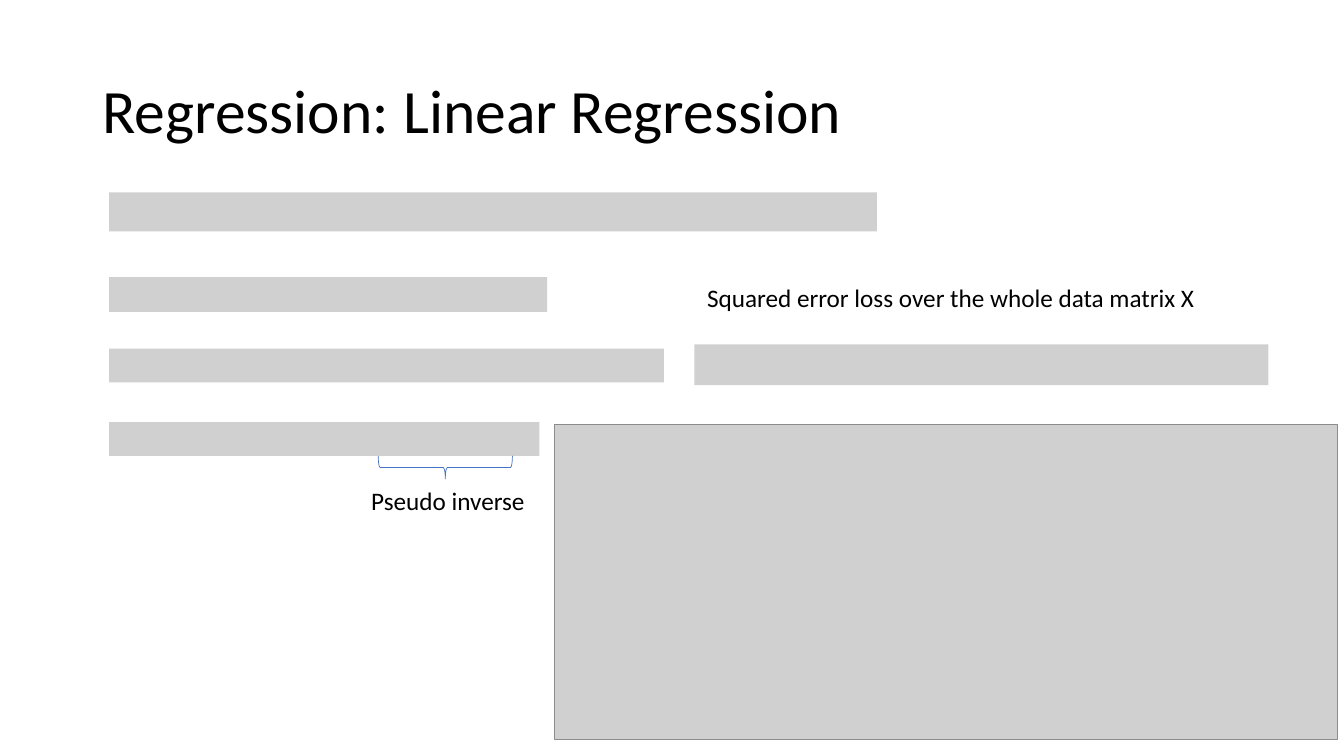
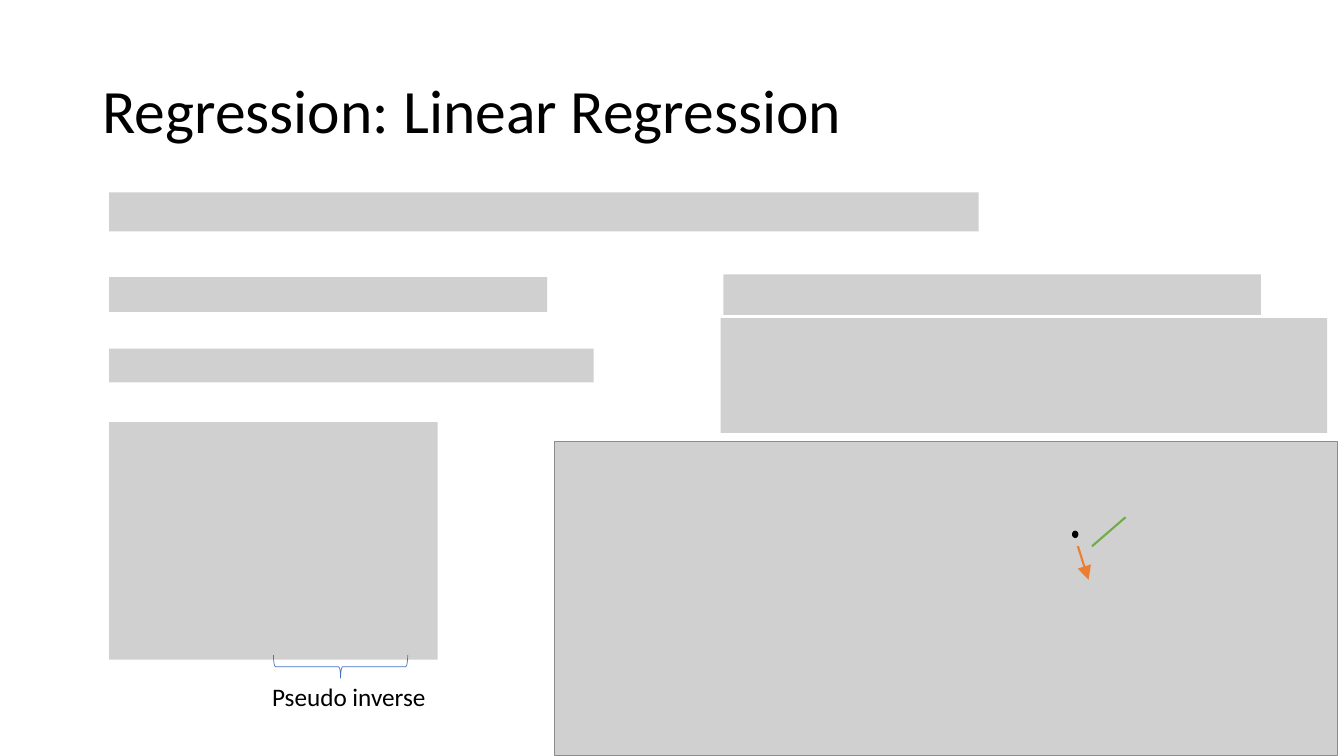
Before and after one commit to mhahsler/CS7320-AI, a slide deck: slide 24 of slides/19_ML_intro.pptx. Drawn at 1344x756 pixels with LibreOffice and Linux fonts; fonts in the diff are those of the drawing; grey boxes stand for pictures. Boxes give left, top, right and bottom in pixels: in the first picture for what was removed or moved away, otherwise in the second. Text is boxed around its words. In the diff, an @@ line names an element or a change of style, - is before the commit and + after.

```diff
--- a/slides/19_ML_intro.pptx
+++ b/slides/19_ML_intro.pptx
@@ picture: place and size @@
-picture at [109,193,877,232]
+picture at [109,193,979,232]
@@ text removed at [707,289,1194,311] @@
-Squared error loss over the whole data matrix X
@@ picture added at [724,274,1261,315] @@
@@ picture: place and size @@
-picture at [695,345,1268,385]
+picture at [721,319,1328,434]
@@ picture: place and size @@
-picture at [109,349,663,383]
+picture at [109,349,594,383]
@@ picture removed at [109,422,539,457] @@
@@ picture added at [109,422,438,660] @@
@@ picture: place and size @@
-picture at [555,425,1338,740]
+picture at [555,442,1338,756]
@@ picture added at [1025,506,1093,546] @@
@@ picture added at [1099,483,1235,523] @@
@@ ellipse added at [1073,531,1078,537], fill #000000, outline #000000 1 pt @@
@@ arrow added from (1076, 537) to (1089, 580), #ED7D31 1.5 pt @@
@@ line added from (1126, 517) to (1092, 546), #70AD47 1.5 pt @@
@@ right brace: place and size @@
-right brace at [378,456,512,479]
+right brace at [273,655,407,679]
@@ text "Pseudo inverse": place and size @@
-text "Pseudo inverse" at [371,492,525,511]
+text "Pseudo inverse" at [272,688,425,707]
```
Also in this commit, not shown: 3 other slides changed, 1 other file.
